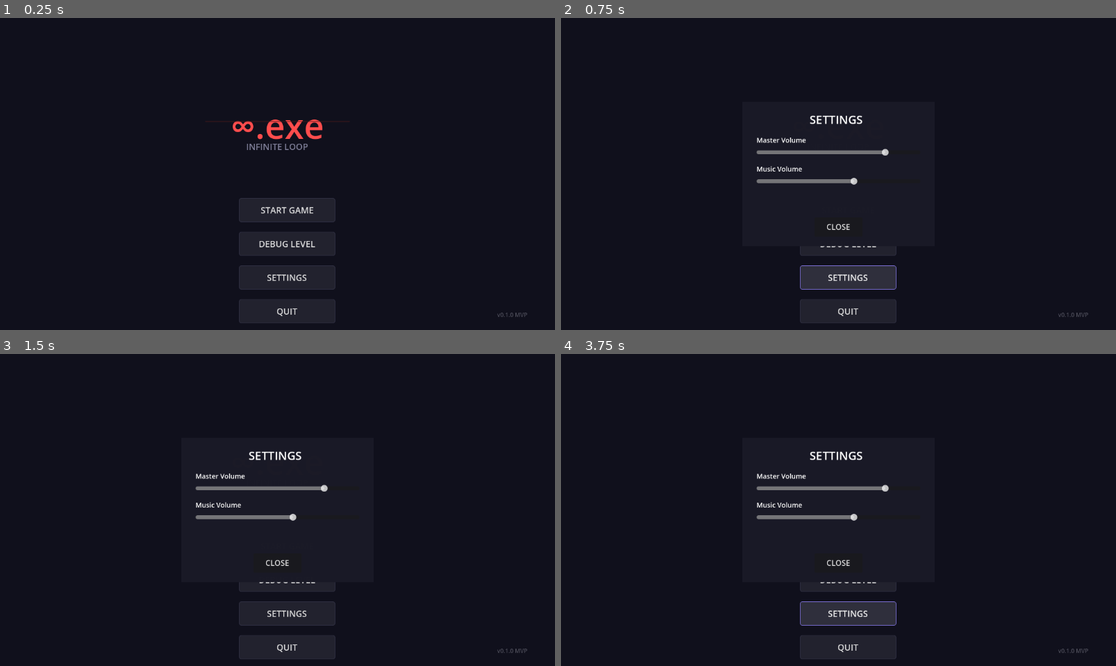
Above: before the commit, frames 1-4 (two rows, left to right).
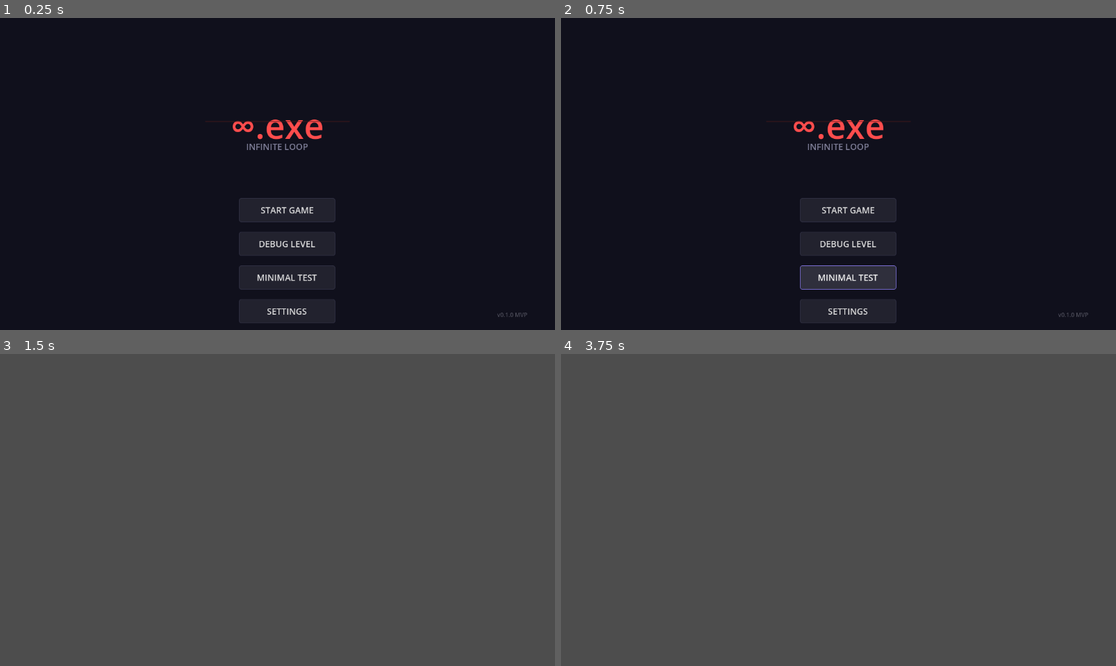
Above: after the commit, the same moments.

Repository: qq554597352/infinity-exe
Game: Godot game, scene res://scenes/levels/main_menu.tscn
The game is run twice, just before and just after one commit, with the same random seed, the same clock (stepped at 60 frames per second) and the same inputs.
Inputs (mouse positions are in pixels of both pictures, inside the frame that each line leads up to):
- Up to frame 1 (0.25 s): no input
- Up to frame 2 (0.75 s): click (849, 276) at 0.5 s, where only the run after the commit has a clickable "MINIMAL TEST"
- Up to frame 3 (1.5 s): click (288, 547) at 1.25 s, where only the run before the commit has a clickable "START GAME"
- Up to frame 4 (3.75 s): click (849, 547) at 2 s, where only the run before the commit has a clickable "START GAME"; click (849, 578) at 2.75 s, where only the run before the commit has a clickable "DEBUG LEVEL"; click (849, 612) at 3.5 s, where only the run before the commit has a clickable "SETTINGS"

The runs differ from the first frame. In frame 1, 0.2% of the frame differs, in the area x 46-58%, y 82-96%; in frame 2, 2.0%; in frame 3, 100%, in the area x 0-100%, y 0-100%; in frame 4, 100%.

Commit message:
feat: Add minimal test scene for debugging
- Created minimal_test.tscn with simple red background and green square
- This is the most basic possible scene to test if rendering works
- Added MINIMAL TEST button to main menu
- If this shows black, the issue is with Godot/project config
- If this shows red/green, the issue is with the game scenes

Diff:
--- /dev/null
+++ b/scenes/levels/minimal_test.tscn
@@ -0,0 +1,31 @@
+[gd_scene format=3]
+
+[node name="MinimalTest" type="Node2D"]
+
+# 简单的红色背景 - 完全覆盖视口
+[node name="Background" type="ColorRect" parent="."]
+anchors_preset = 15
+anchor_right = 1
+anchor_bottom = 1
+offset_left = 0
+offset_top = 0
+offset_right = 0
+offset_bottom = 0
+grow_horizontal = 2
+grow_vertical = 2
+color = Color(0.8, 0.2, 0.2, 1)
+
+# 绿色方块在中央
+[node name="Player" type="ColorRect" parent="."]
+anchors_preset = 8
+anchor_left = 0.5
+anchor_top = 0.5
+anchor_right = 0.5
+anchor_bottom = 0.5
+offset_left = -50
+offset_top = -50
+offset_right = 50
+offset_bottom = 50
+grow_horizontal = 2
+grow_vertical = 2
+color = Color(0.2, 0.8, 0.2, 1)
--- a/scripts/ui/main_menu.gd
+++ b/scripts/ui/main_menu.gd
@@ -74,7 +74,7 @@
 	button_container.name = "ButtonContainer"
 	button_container.set_anchors_preset(Control.PRESET_CENTER)
 	button_container.position = Vector2(-80, 50)
-	button_container.size = Vector2(160, 220)
+	button_container.size = Vector2(160, 280)
 	button_container.add_theme_constant_override("separation", 20)
 	add_child(button_container)
 
@@ -87,6 +87,11 @@
 	var debug_button = _create_menu_button("DEBUG LEVEL")
 	debug_button.pressed.connect(_on_debug_pressed)
 	button_container.add_child(debug_button)
+
+	# 最小测试按钮
+	var minimal_button = _create_menu_button("MINIMAL TEST")
+	minimal_button.pressed.connect(_on_minimal_pressed)
+	button_container.add_child(minimal_button)
 
 	# 设置按钮
 	settings_button = _create_menu_button("SETTINGS")
@@ -184,6 +189,13 @@
 	get_tree().change_scene_to_file("res://scenes/levels/debug_level.tscn")
 	queue_free()
 
+func _on_minimal_pressed() -> void:
+	print("加载最小测试...")
+	current_state = MenuState.PLAYING
+	await get_tree().create_timer(0.3).timeout
+	get_tree().change_scene_to_file("res://scenes/levels/minimal_test.tscn")
+	queue_free()
+
 func _on_settings_pressed() -> void:
 	_show_settings_panel()
 
